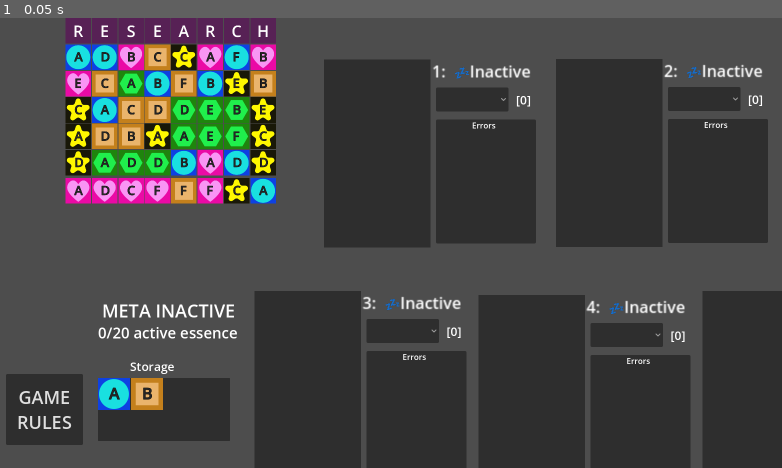
Above: before the commit, frame 1.
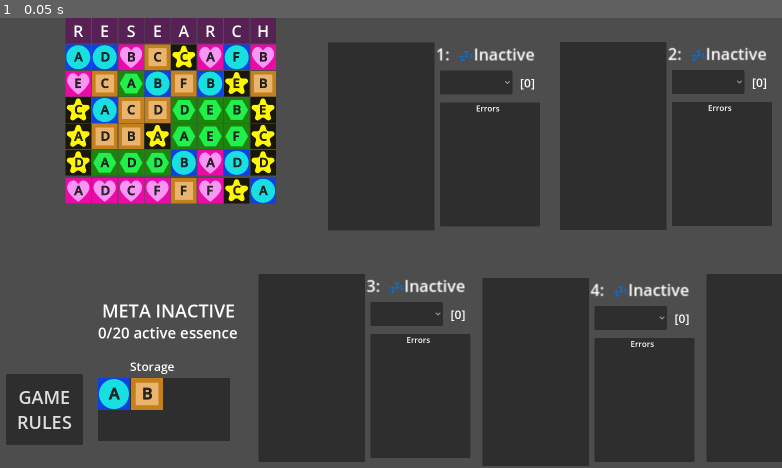
Above: after the commit, the same moment.

Repository: ninjacreeper47/Meriam-s-Trial
Game: Godot game, scene res://Levels/main.tscn
The game is run twice, just before and just after one commit, with the same random seed, the same clock (stepped at 60 frames per second) and the same inputs.
Inputs:
- Up to frame 1 (0.05 s): no input

The runs differ from the first frame. In frame 1, 12% of the frame differs, in the area x 32-100%, y 5-100%.

Commit message:
refactored meta logic

Diff:
--- a/Levels/alchemypractice1.tscn
+++ b/Levels/alchemypractice1.tscn
@@ -15,10 +15,10 @@
 grow_vertical = 2
 
 [node name="StorageContainer" parent="." instance=ExtResource("2_51xqy")]
-offset_left = 544.0
-offset_top = 648.0
-offset_right = 808.0
-offset_bottom = 784.0
+offset_left = 792.0
+offset_top = 656.0
+offset_right = 1056.0
+offset_bottom = 792.0
 metadata/_edit_group_ = true
 
 [node name="StorageBackground" parent="StorageContainer" index="0"]
@@ -88,10 +88,10 @@
 my_type = "Metal"
 
 [node name="ExperimentDisplay" parent="." instance=ExtResource("3_d3yfb")]
-offset_left = 256.0
-offset_top = 296.0
-offset_right = 512.0
-offset_bottom = 904.0
+offset_left = 181.0
+offset_top = 523.0
+offset_right = 628.0
+offset_bottom = 913.0
 scale = Vector2(1.2, 1.2)
 
 [node name="Experiment1" parent="ExperimentDisplay/ExperimentBackground1" index="0"]
@@ -105,10 +105,10 @@
 
 [node name="AdvanceButton" parent="." instance=ExtResource("4_o27jm")]
 layout_mode = 0
-offset_left = 576.0
-offset_top = 488.0
-offset_right = 915.0
-offset_bottom = 584.0
+offset_left = 120.0
+offset_top = 360.0
+offset_right = 459.0
+offset_bottom = 456.0
 
 [node name="ScreenTitle" type="Label" parent="."]
 layout_mode = 0
@@ -132,10 +132,10 @@
 
 [node name="AlchemyReference" type="TextureRect" parent="."]
 layout_mode = 0
-offset_left = 992.0
-offset_top = 176.0
-offset_right = 1704.0
-offset_bottom = 1008.0
+offset_left = 1072.0
+offset_top = 168.0
+offset_right = 1784.0
+offset_bottom = 1000.0
 texture = ExtResource("5_cpjnj")
 
 [editable path="StorageContainer"]
--- a/Levels/alchemypractice2.tscn
+++ b/Levels/alchemypractice2.tscn
@@ -27,35 +27,11 @@
 must both individually satisfy all laws
 "
 
-[node name="ExperimentDisplay" parent="." instance=ExtResource("1_iwyd1")]
-offset_left = 168.0
-offset_top = 480.0
-offset_right = 424.0
-offset_bottom = 1024.0
-
-[node name="ExStatus" parent="ExperimentDisplay" index="1"]
-offset_left = 0.0
-offset_top = 54.0
-offset_right = 109.0
-offset_bottom = 80.0
-
-[node name="SortChoice" parent="ExperimentDisplay" index="2"]
-offset_left = 0.0
-offset_top = 1.0
-offset_right = 200.0
-offset_bottom = 49.0
-
-[node name="EssenceCount" parent="ExperimentDisplay" index="3"]
-offset_left = 208.0
-offset_top = 8.0
-offset_right = 252.0
-offset_bottom = 45.0
-
 [node name="StorageContainer" parent="." instance=ExtResource("2_hx268")]
-offset_left = 440.0
-offset_top = 640.0
-offset_right = 688.0
-offset_bottom = 776.0
+offset_left = 664.0
+offset_top = 584.0
+offset_right = 912.0
+offset_bottom = 720.0
 metadata/_edit_group_ = true
 
 [node name="StorageBackground" parent="StorageContainer" index="0"]
@@ -122,28 +98,33 @@
 
 [node name="AlchemyReference" type="TextureRect" parent="."]
 layout_mode = 0
-offset_left = 992.0
+offset_left = 1088.0
 offset_top = 176.0
-offset_right = 1704.0
+offset_right = 1800.0
 offset_bottom = 1008.0
 texture = ExtResource("3_5f0xj")
 
 [node name="AdvanceButton" parent="." instance=ExtResource("4_vyxpk")]
 layout_mode = 0
-offset_left = 496.0
-offset_top = 464.0
-offset_right = 784.0
-offset_bottom = 560.0
+offset_left = 48.0
+offset_top = 376.0
+offset_right = 387.0
+offset_bottom = 472.0
 
 [node name="GoalLabel" type="Label" parent="."]
 layout_mode = 2
-offset_left = 8.0
-offset_top = 424.0
-offset_right = 496.0
-offset_bottom = 461.0
+offset_left = 24.0
+offset_top = 320.0
+offset_right = 512.0
+offset_bottom = 357.0
 theme_override_colors/font_color = Color(0.941176, 0.929412, 0.498039, 1)
 theme_override_font_sizes/font_size = 24
 text = "Goal: Create a valid alchemical group "
 
-[editable path="ExperimentDisplay"]
+[node name="ExperimentDisplay" parent="." instance=ExtResource("1_iwyd1")]
+offset_left = 64.0
+offset_top = 568.0
+offset_right = 512.0
+offset_bottom = 976.0
+
 [editable path="StorageContainer"]
--- a/Levels/main.tscn
+++ b/Levels/main.tscn
@@ -28,15 +28,15 @@
 
 [node name="ExperimentDisplay" parent="Game Screen" instance=ExtResource("3_wqano")]
 offset_left = -196.0
-offset_top = -535.0
+offset_top = -409.0
 offset_right = 60.0
-offset_bottom = 73.0
+offset_bottom = 199.0
 
 [node name="ExperimentDisplay2" parent="Game Screen" instance=ExtResource("3_wqano")]
 offset_left = 268.0
-offset_top = -536.0
+offset_top = -410.0
 offset_right = 524.0
-offset_bottom = 72.0
+offset_bottom = 198.0
 
 [node name="Experiment1" parent="Game Screen/ExperimentDisplay2/ExperimentBackground1" index="0"]
 ex_num = 2
@@ -47,9 +47,9 @@
 
 [node name="ExperimentDisplay3" parent="Game Screen" instance=ExtResource("3_wqano")]
 offset_left = -335.0
-offset_top = -72.0
+offset_top = 54.0
 offset_right = -79.0
-offset_bottom = 536.0
+offset_bottom = 662.0
 
 [node name="Experiment1" parent="Game Screen/ExperimentDisplay3/ExperimentBackground1" index="0"]
 ex_num = 3
@@ -60,9 +60,9 @@
 
 [node name="ExperimentDisplay4" parent="Game Screen" instance=ExtResource("3_wqano")]
 offset_left = 113.0
-offset_top = -64.0
+offset_top = 62.0
 offset_right = 369.0
-offset_bottom = 544.0
+offset_bottom = 670.0
 
 [node name="Experiment1" parent="Game Screen/ExperimentDisplay4/ExperimentBackground1" index="0"]
 ex_num = 4
@@ -73,9 +73,9 @@
 
 [node name="ExperimentDisplay5" parent="Game Screen" instance=ExtResource("3_wqano")]
 offset_left = 561.0
-offset_top = -72.0
+offset_top = 54.0
 offset_right = 817.0
-offset_bottom = 536.0
+offset_bottom = 662.0
 
 [node name="Experiment1" parent="Game Screen/ExperimentDisplay5/ExperimentBackground1" index="0"]
 ex_num = 5
@@ -122,7 +122,6 @@
 drag_and_drop_selection_enabled = false
 virtual_keyboard_enabled = false
 middle_mouse_paste_enabled = false
-scroll_vertical = 7.0
 
 [node name="Laws" type="TextureRect" parent="Game Screen/HelpContainer"]
 visible = false
--- a/alchemy.gd
+++ b/alchemy.gd
@@ -7,7 +7,7 @@
 var essence_counts = {}
 var selected_experiment
 
-var active_type_counts = {}
+var active_essence_count = 0
 var essence_goal = 0
 var resetting_in_progress = false
 var labatory_stable = true
@@ -23,7 +23,6 @@
 var debug_research_locking_disabled = false
 #this should be set to true when the expert scene loads
 var expert_difficulty = false
-signal meta_breached(law_broken,ex1, ex2)
 signal game_won
 signal meta_counters_updated
 
@@ -52,7 +51,7 @@
 func _clear_game_state():
 	experiment_nodes = ["storage placeholder"]
 	essence_counts.clear()
-	active_type_counts.clear()
+	active_essence_count = 0
 	labatory_stable = true
 	practice_environment = false
 	essence_goal = 0
@@ -86,42 +85,17 @@
 		debug_research_locking_disabled  = !debug_research_locking_disabled
 	if Input.is_action_just_pressed("debug_win"):
 		game_won.emit()
-func _check_meta():
 
-	#meta is inactive
-	if  _count_active_essences() < forced_meta_threshold:
-		return true
-
-	#meta-qluix
-	for count in essence_counts:
-		if essence_counts[count] == 0 || experiment_nodes[count].active == false:
-			continue
-		for innercount in essence_counts:
-			if count == innercount || experiment_nodes[innercount].active == false:
-				continue
-			if(essence_counts[count] == essence_counts[innercount]):
-				meta_breached.emit(1,count,innercount)
-				return false
-	#meta-kudu
-	var sum = 0
-	for count in essence_counts:
-		if experiment_nodes[count].active == true:
-			sum += essence_counts[count]
-	for count in essence_counts:
-		if(sum - essence_counts[count] < essence_counts[count]) && experiment_nodes[count].active == true:
-			meta_breached.emit(2,count,-1)
-			return false
-	#passed all metachecks
-	return true
 
 func _check_labatory_stability():
+	var stability = true
 	for i in range(1, experiment_nodes.size()):
 		if experiment_nodes[i].practice_experiment == true:
 			practice_environment = true
 		experiment_nodes[i]._check_laws()
 		if(experiment_nodes[i].stable == false && experiment_nodes[i].active == true):
-			return false
-	return true
+			stability = false
+	return stability
 func _update_alchemic_state():
 	labatory_stable = _check_labatory_stability()
 	meta_counters_updated.emit()
@@ -131,19 +105,7 @@
 		return
 	if practice_environment:
 		return
-	if  _count_active_essences() >= essence_goal:
+	if  active_essence_count >= essence_goal:
 			game_won.emit()
 func _on_game_won():
 	game_playing = false
-
-func _count_active_essences():
-	var sum = 0
-	for i in type:
-		active_type_counts[i] = 0
-	for i in range(1, experiment_nodes.size()):
-		for j in type:
-			if experiment_nodes[i].active == false:
-				continue
-			active_type_counts[j] += experiment_nodes[i].type_counts[j]
-			sum += experiment_nodes[i].type_counts[j]
-	return sum
--- a/ex_status.gd
+++ b/ex_status.gd
@@ -14,10 +14,7 @@
 var associated_experiment_active = false
 # Called when the node enters the scene tree for the first time.
 func _ready():
-	var metacall = Callable(self,"_on_meta_breached")
-	alchemy.meta_breached.connect(metacall)
 	pass
-
 # Called every frame. 'delta' is the elapsed time since the previous frame.
 func _process(delta):
 	pass
--- a/experiment.gd
+++ b/experiment.gd
@@ -26,6 +26,7 @@
 #signals
 signal kudu_breached(dominant)
 signal qluix_breached(equal1,equal2)
+signal meta_breached(law_broken,ex1, ex2)
 signal stabilized
 signal inactive
 signal activated
@@ -54,10 +55,13 @@
 	num_essences+= 1
 	essence_count_label.text = "[" + str(num_essences) +"]"
 	alchemy.essence_counts[ex_num] = num_essences
+	if active:
+		alchemy.active_essence_count += 1
 	if (active == false && num_essences >= 3):
 		activated.emit()
 		active = true
 		alchemy.active_experiments += 1
+		alchemy.active_essence_count += num_essences
 	_check_laws()
 
 func _remove_essence(val, type):
@@ -66,10 +70,13 @@
 	num_essences-= 1
 	essence_count_label.text = "[" + str(num_essences) +"]"
 	alchemy.essence_counts[ex_num] = num_essences
+	if active:
+		alchemy.active_essence_count -= 1
 	if (active == true && num_essences < 3):
 		active = false
 		inactive.emit()
 		alchemy.active_experiments -= 1
+		alchemy.active_essence_count -= num_essences
 	_check_laws()
 
 
@@ -82,7 +89,7 @@
 	if practice_experiment:
 		stable =  _check_kudu() && _check_qluix()
 	else:
-		stable =  _check_kudu() && _check_qluix() && alchemy._check_meta()
+		stable =  _check_kudu() && _check_qluix() && _check_meta()
 	if stable:
 		stabilized.emit()
 
@@ -124,7 +131,23 @@
 				qluix_breached.emit(val,innerval)
 				return false
 	return true
-
+func _check_meta():
+	#meta is inactive
+	if  alchemy.active_essence_count < alchemy.forced_meta_threshold:
+		return true
+	#meta-qluix
+	for ex in alchemy.essence_counts:
+		if  ex == ex_num || alchemy.experiment_nodes[ex].active == false:
+			continue
+		if(alchemy.essence_counts[ex] == num_essences):
+			meta_breached.emit(1,ex_num,ex)
+			return false
+	#meta-kudu
+		if(alchemy.active_essence_count - num_essences < num_essences):
+			meta_breached.emit(2,ex_num,-1)
+			return false
+#	#passed all metachecks
+	return true
 func _is_full():
 	#Currently experiments do not have any hehaviour where they are considerd full. This function only exists so that
 	#storage and experiments can elegantly use the same logic
--- a/experiment_display.tscn
+++ b/experiment_display.tscn
@@ -6,14 +6,16 @@
 [node name="ExperimentDisplay" type="Control"]
 layout_mode = 3
 anchors_preset = 0
-offset_right = 256.0
-offset_bottom = 608.0
+offset_top = 184.0
+offset_right = 464.0
+offset_bottom = 560.0
 
 [node name="ExperimentBackground1" type="PanelContainer" parent="."]
 layout_mode = 0
-offset_top = 168.0
-offset_right = 853.0
-offset_bottom = 1672.0
+offset_left = 8.0
+offset_top = 8.0
+offset_right = 861.0
+offset_bottom = 1512.0
 scale = Vector2(0.25, 0.25)
 
 [node name="Experiment1" parent="ExperimentBackground1" node_paths=PackedStringArray("essence_count_label") instance=ExtResource("1_ino3q")]
@@ -24,18 +26,18 @@
 
 [node name="ExStatus" parent="." instance=ExtResource("2_4qfhn")]
 layout_mode = 0
-offset_left = 216.0
-offset_top = 168.0
-offset_right = 325.0
-offset_bottom = 194.0
+offset_left = 224.0
+offset_top = 8.0
+offset_right = 333.0
+offset_bottom = 34.0
 status_num = "1"
 
 [node name="SortChoice" type="OptionButton" parent="."]
 layout_mode = 0
-offset_left = 224.0
-offset_top = 224.0
-offset_right = 369.0
-offset_bottom = 272.0
+offset_left = 232.0
+offset_top = 64.0
+offset_right = 377.0
+offset_bottom = 112.0
 focus_mode = 1
 item_count = 3
 popup/item_0/text = "No sorting"
@@ -47,19 +49,19 @@
 
 [node name="EssenceCount" type="Label" parent="."]
 layout_mode = 0
-offset_left = 384.0
-offset_top = 232.0
-offset_right = 428.0
-offset_bottom = 269.0
+offset_left = 392.0
+offset_top = 72.0
+offset_right = 436.0
+offset_bottom = 109.0
 theme_override_font_sizes/font_size = 24
 text = "[0]"
 
 [node name="ErrorPanel" type="Panel" parent="."]
 layout_mode = 0
-offset_left = 224.0
-offset_top = 288.0
-offset_right = 424.0
-offset_bottom = 536.0
+offset_left = 232.0
+offset_top = 128.0
+offset_right = 432.0
+offset_bottom = 376.0
 
 [node name="ErrorsLabel" type="Label" parent="ErrorPanel"]
 layout_mode = 0
@@ -71,6 +73,7 @@
 [connection signal="activated" from="ExperimentBackground1/Experiment1" to="ExStatus" method="_on_activated"]
 [connection signal="inactive" from="ExperimentBackground1/Experiment1" to="ExStatus" method="_on_inactive"]
 [connection signal="kudu_breached" from="ExperimentBackground1/Experiment1" to="ExStatus" method="_on_kudu_breached"]
+[connection signal="meta_breached" from="ExperimentBackground1/Experiment1" to="ExStatus" method="_on_meta_breached"]
 [connection signal="qluix_breached" from="ExperimentBackground1/Experiment1" to="ExStatus" method="_on_qluix_breached"]
 [connection signal="stabilized" from="ExperimentBackground1/Experiment1" to="ExStatus" method="_on_stablized"]
 [connection signal="item_selected" from="SortChoice" to="ExperimentBackground1/Experiment1" method="_on_sort_choice_item_selected"]
--- a/meta_status.gd
+++ b/meta_status.gd
@@ -13,7 +13,7 @@
 
 func _on_meta_counters_updated():
 
-	var es_count = alchemy._count_active_essences()
+	var es_count = alchemy.active_essence_count
 	if es_count >= 20:
 		text = "META ACTIVE"
 	else:
